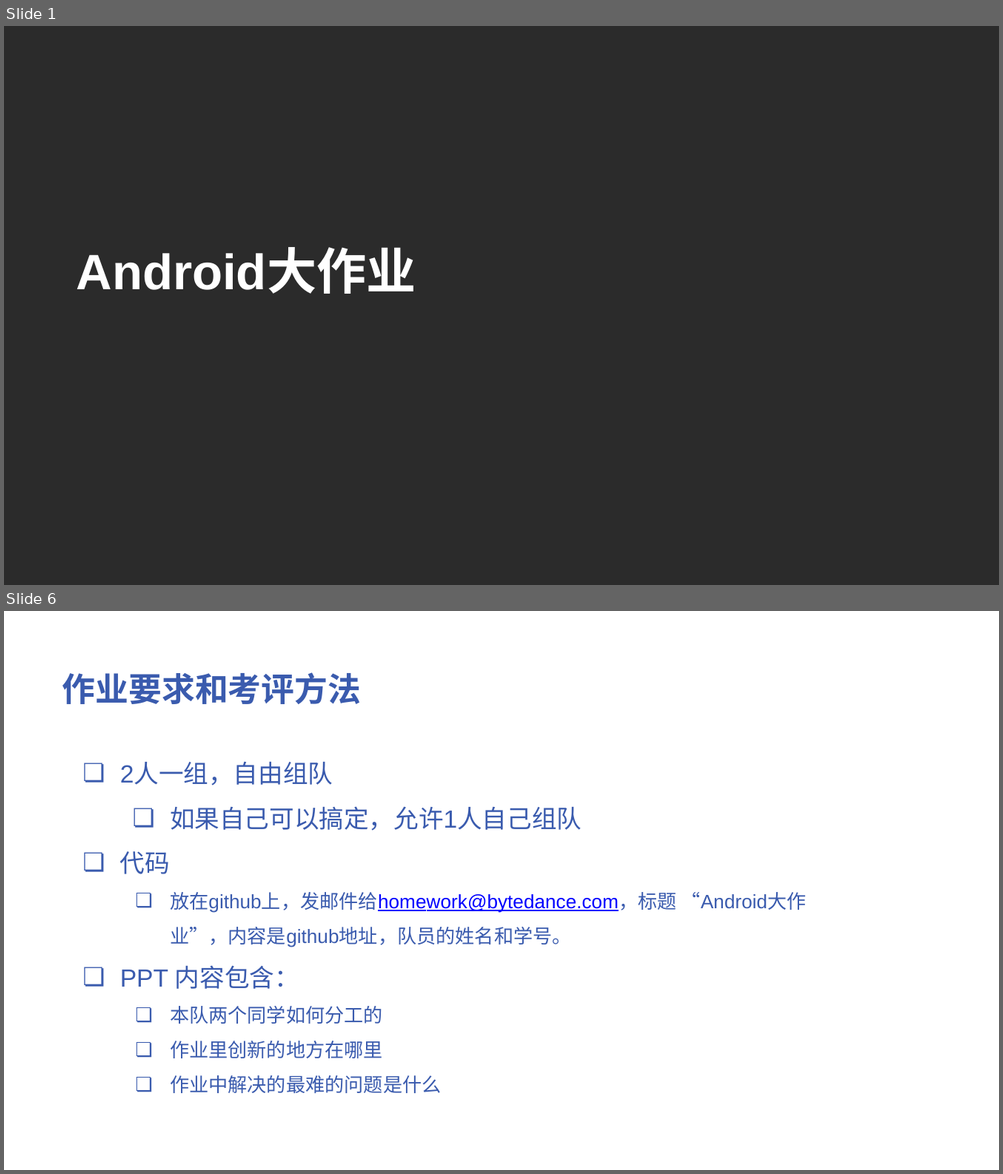
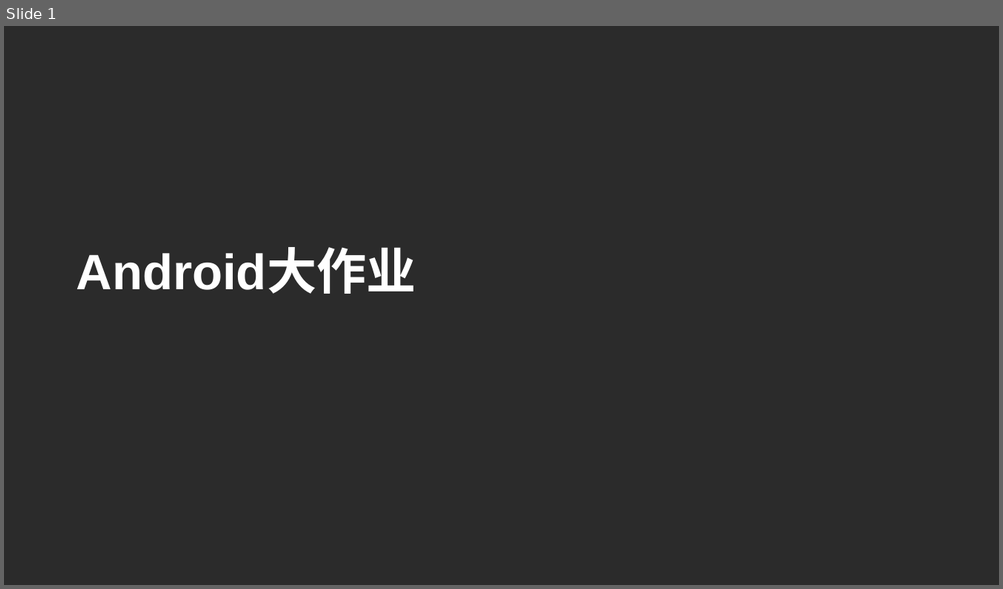
Before and after one commit to h-weijie/FinalWork, a slide deck: Android大作业.pptx. Shown one above the other, each under a label of ours: slides 1 and 6 before the commit, slide 1 after it; the slides between them are not shown. The pictures are 1003x1174 and 1003x589 pixels, drawn with LibreOffice and Linux fonts; fonts in the diff are those of the drawing; background and template pictures are left out; a plain dark background stands for a picture behind light text. Boxes give left, top, right and bottom in pixels: in the first picture for what was removed or moved away, otherwise in the second. Text is boxed around its words. In the diff, an @@ line names an element or a change of style, - is before the commit and + after.

```diff
--- a/Android大作业.pptx
+++ b/Android大作业.pptx
@@ slide 6 removed at box(4, 611, 999, 1170), background picture (left out) @@
@@ text removed at box(62, 672, 361, 704) @@
-作业要求和考评方法
@@ text removed at box(120, 763, 677, 1093) @@
-❏ 2人一组，自由组队
-  ❏ 如果自己可以搞定，允许1人自己组队
-❏ 代码
-  ❏ 放在github上，发邮件给homework@bytedance.com，标题 “Android大作业”，内容是github地址，队员的姓名和学号。
-❏ PPT 内容包含：
-  ❏ 本队两个同学如何分工的
-  ❏ 作业里创新的地方在哪里
-  ❏ 作业中解决的最难的问题是什么
```
Also in this commit, not shown: 4 slides changed, 2 slides added.
